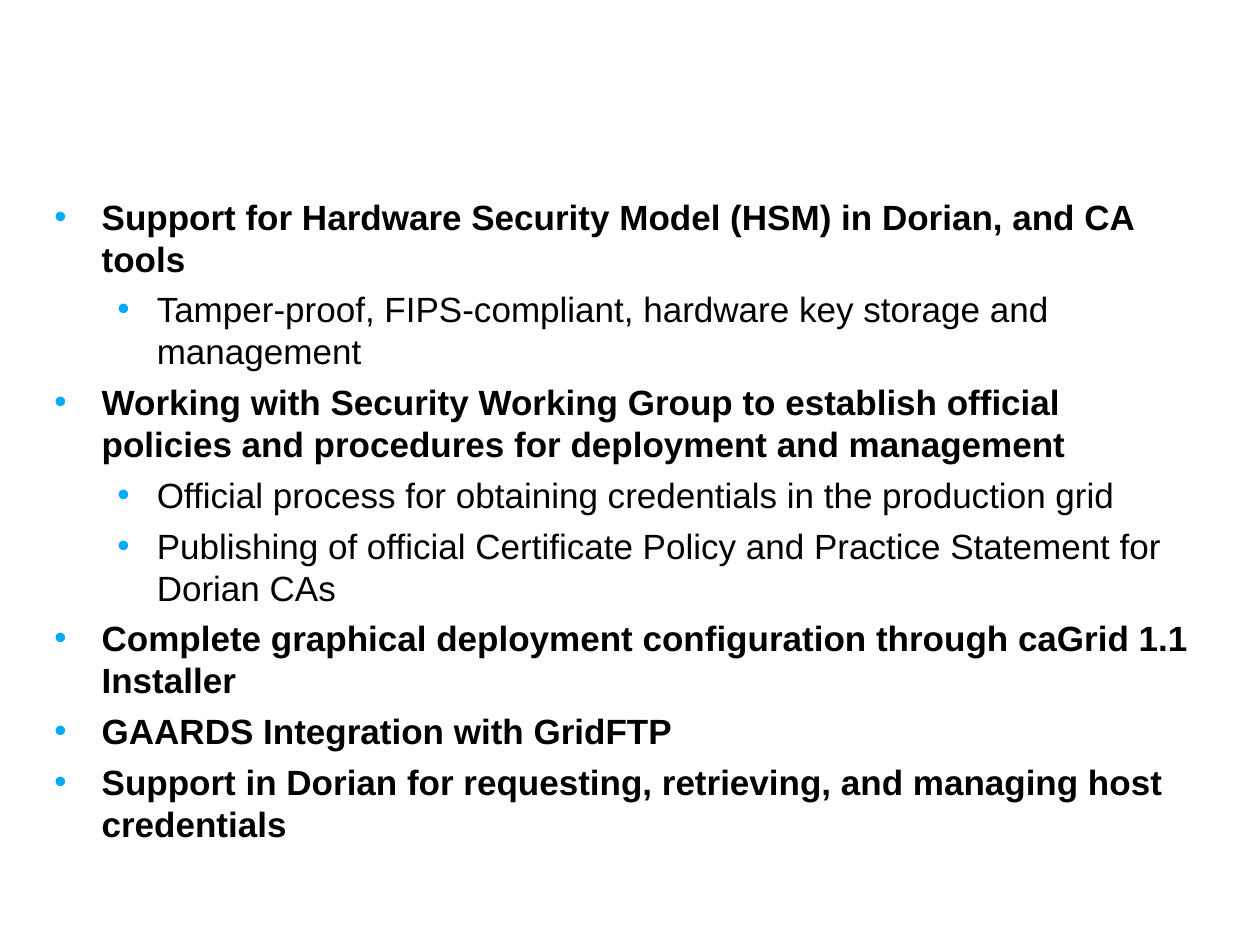
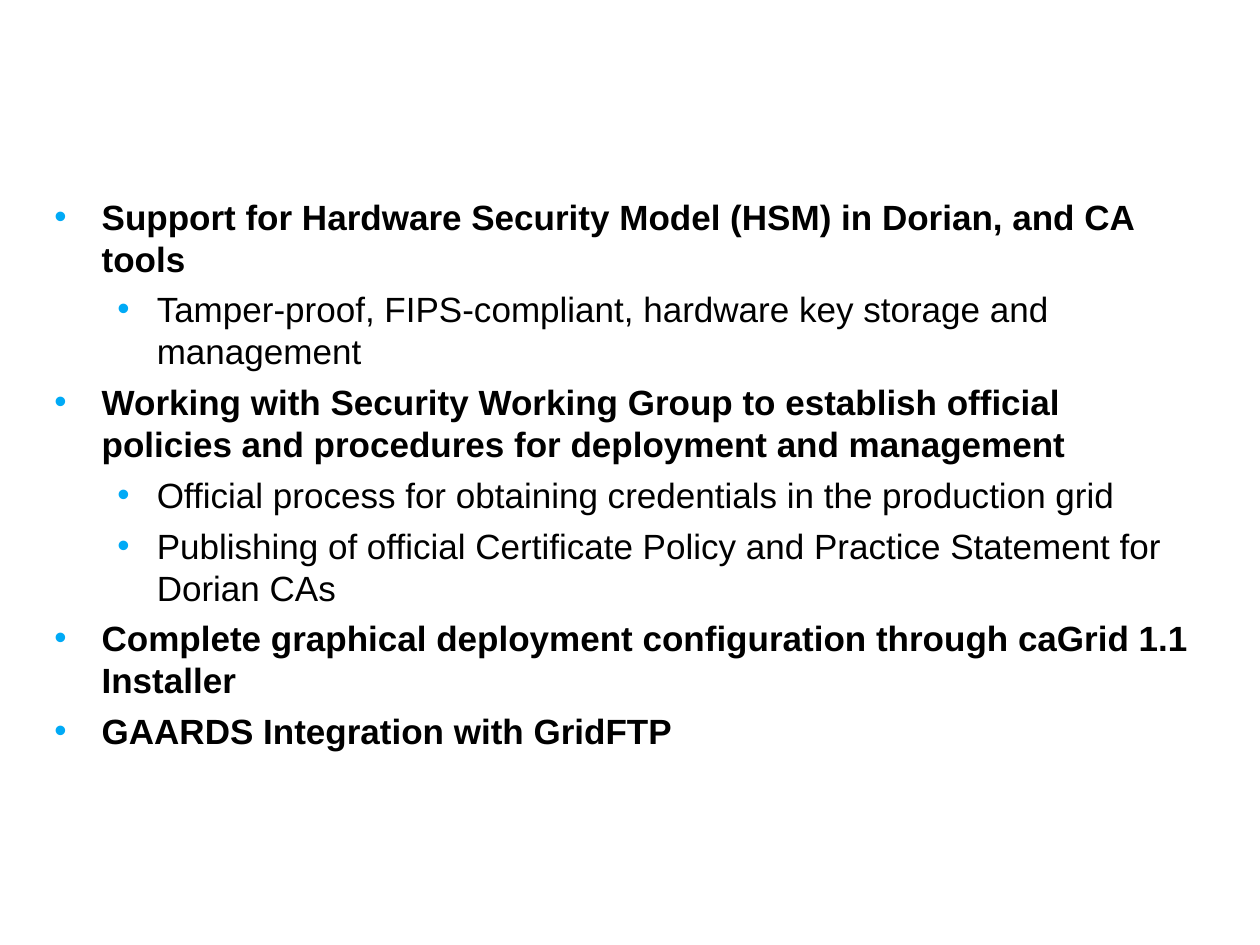
Before and after one commit to NCIP/cagrid-portal, a slide deck: slide 14 of cagrid-1-0/Documentation/presentations/200708_VCDE_ARCH/20070807_Day2_caGrid-1.1_Overview.ppt. Drawn at 1260x945 pixels with LibreOffice and Linux fonts; fonts in the diff are those of the drawing; background and template pictures are left out. Boxes give left, top, right and bottom in pixels: in the first picture for what was removed or moved away, otherwise in the second. Text is boxed around its words. In the diff, an @@ line names an element or a change of style, - is before the commit and + after.

```diff
--- a/cagrid-1-0/Documentation/presentations/200708_VCDE_ARCH/20070807_Day2_caGrid-1.1_Overview.ppt
+++ b/cagrid-1-0/Documentation/presentations/200708_VCDE_ARCH/20070807_Day2_caGrid-1.1_Overview.ppt
@@ text at <box>102,769,1162,838</box>: paragraph removed @@
-• Support in Dorian for requesting, retrieving, and managing host credentials
```
Also in this commit, not shown: 1 other slide changed, 1 other file.
